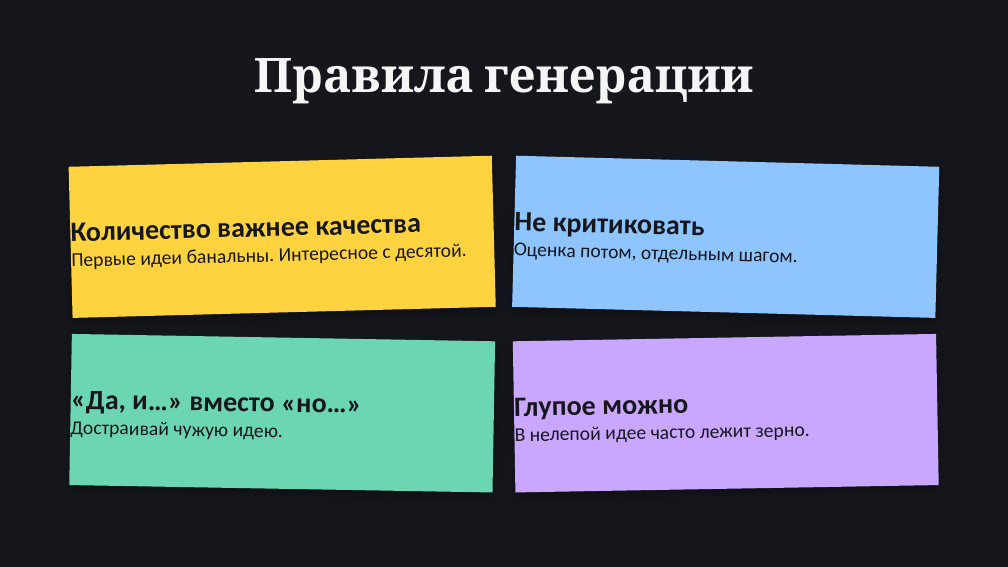
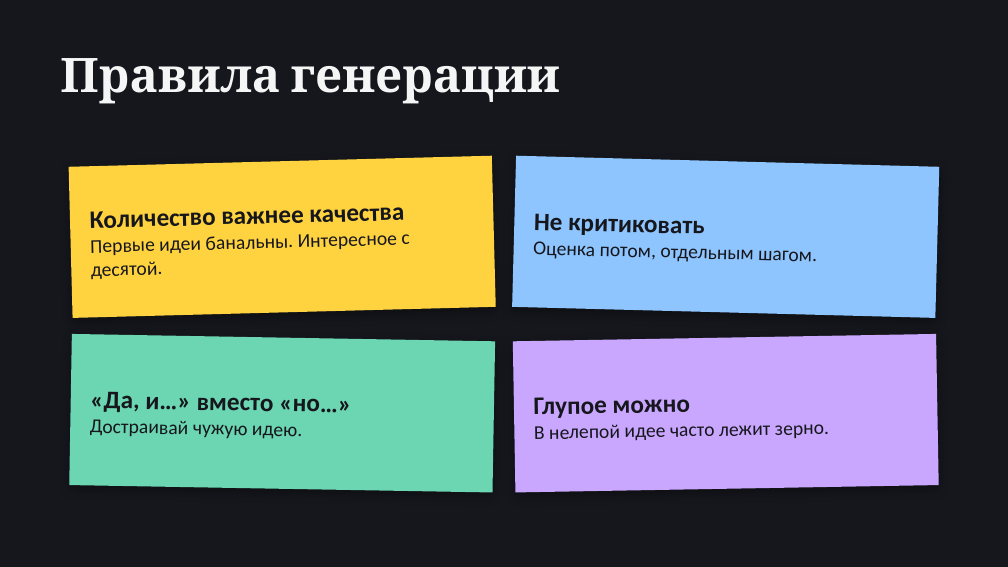
Before and after one commit to ATOM-IKA/labs, a slide deck: slide 17 of design-thinking/presentation.pptx. Drawn at 1008x567 pixels with LibreOffice and Linux fonts; fonts in the diff are those of the drawing. Boxes give left, top, right and bottom in pixels: in the first picture for what was removed or moved away, otherwise in the second. Text is boxed around its words. In the diff, an @@ line names an element or a change of style, - is before the commit and + after.

```diff
--- a/design-thinking/presentation.pptx
+++ b/design-thinking/presentation.pptx
@@ title "Правила генерации" at (x1=60, y1=58, x2=560, y2=104): alignment centre to left @@
@@ text in rectangle at (x1=90, y1=207, x2=405, y2=228): size 20 to 18 pt in "Количество важнее качества" @@
@@ text in rectangle at (x1=534, y1=213, x2=705, y2=235): size 20 to 18 pt in "Не критиковать" @@
@@ text in rectangle at (x1=90, y1=391, x2=351, y2=413): size 20 to 18 pt in "«Да, и…» вместо «но…»" @@
@@ text in rectangle at (x1=534, y1=397, x2=690, y2=418): size 20 to 18 pt in "Глупое можно" @@
```
Also in this commit, not shown: 25 other slides changed.
